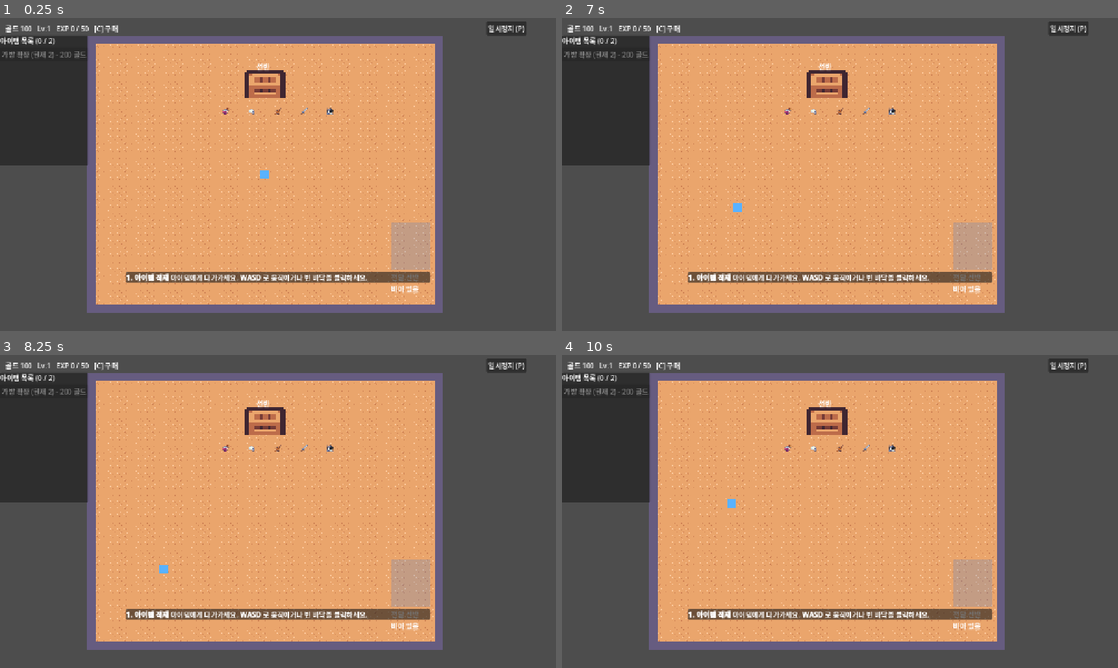
Above: before the commit, frames 1-4 (two rows, left to right).
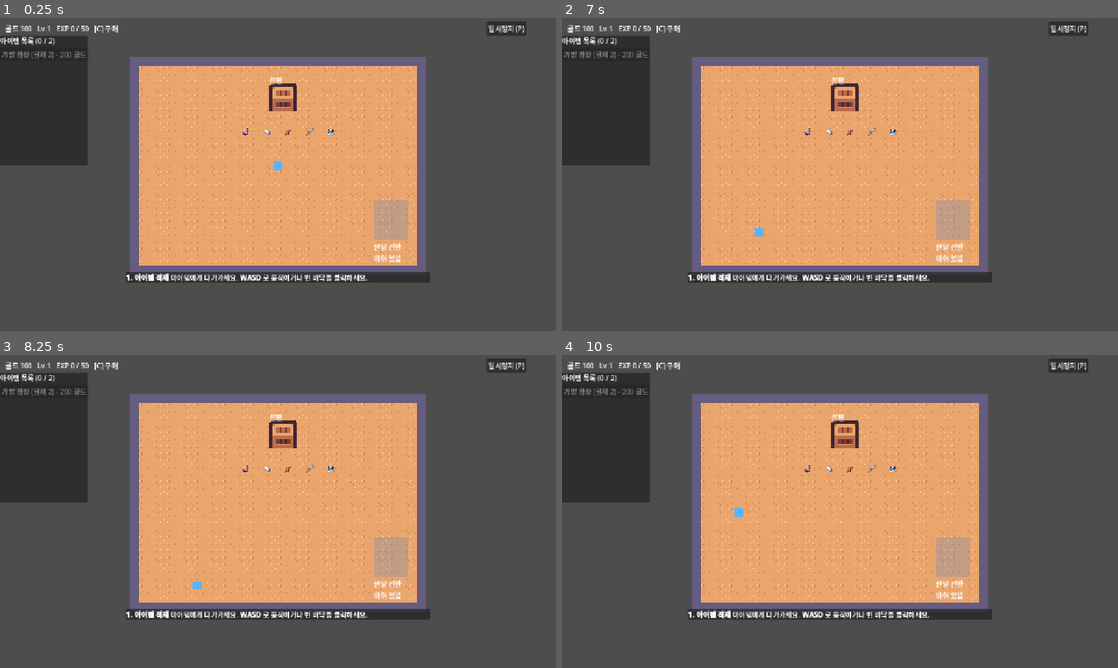
Above: after the commit, the same moments.

Repository: JaeyoungMyo/TheBetweenkeeper
Game: Godot game, scene res://scenes/storage/tutorial_storage.tscn
Same seed, same stepped clock (60 frames per second), same inputs: the game is played once before the commit and once after it. This scene is started directly instead of the project's main scene.
Inputs (mouse positions are in pixels of both pictures, inside the frame that each line leads up to):
- Up to frame 1 (0.25 s): no input
- Up to frame 2 (7 s): click "일시정지 (P)" at 0.5 s; click "계속하기 (P)" at 1.25 s; click "계속하기 (P)" at 2 s; tap Enter at 2.75, 4.25, 6.5 s; drag from (840, 174) to (895, 105) at 2.77 s; tap Space at 3.5, 5.75 s; drag from (728, 190) to (812, 237) at 3.52 s; move the mouse to (895, 105) at 4.27 s; hold D (move_right) 4.28-5 s; tap 1 (slot_1) at 4.35 s; drag from (812, 237) to (673, 127) at 5.02 s; move the mouse to (1006, 221) at 5.77 s; hold A (move_left) 5.78-6.5 s; tap 3 (slot_3) at 5.85 s; drag from (673, 127) to (756, 96) at 6.52 s
- Up to frame 3 (8.25 s): tap Space at 7.25 s; move the mouse to (305, 511) at 7.27 s; hold S (move_down) 7.28-8 s; tap 5 (slot_5) at 7.35 s; click (305, 511) at 7.42 s; drag from (194, 433) to (166, 527) at 8.02 s
- Up to frame 4 (10 s): move the mouse to (962, 495) at 8.77 s; hold W (move_up) 8.78-9.5 s; tap = (slot_add) at 8.85 s; drag from (728, 527) to (812, 574) at 9.52 s

The runs differ from the first frame. In frame 1, 29% of the frame differs, in the area x 15-80%, y 5-95%; in frame 2, 29%; in frame 3, 29%; in frame 4, 29%.

Commit message:
선반 40x40, 방 640x460으로 축소 (배치 재조정, 110/110)
Co-Authored-By: Claude Haiku 5.5 <noreply@anthropic.com>
Claude-Session: https://claude.ai/code/session_0121nzt2UG16d76XWYTLiz1b

Diff:
--- a/scripts/storage/storage_facility.gd
+++ b/scripts/storage/storage_facility.gd
@@ -14,7 +14,7 @@
 const EMPTY_TEX := preload("res://art/shelf/shelf_empty.png")
 const FULL_TEX := preload("res://art/shelf/shelf_full.png")
 
-const SIZE := Vector2(96, 40)
+const SIZE := Vector2(40, 40)
 
 
 func _ready() -> void:
--- a/scripts/storage/storage_room.gd
+++ b/scripts/storage/storage_room.gd
@@ -3,10 +3,10 @@
 extends Node2D
 
 const ITEM_IDS := ["potion_hp", "scroll", "sword", "dagger", "axe", "helmet", "shield", "boots", "armor", "ore_box"]
-const ROOM := Rect2(220, 60, 780, 600)
+const ROOM := Rect2(320, 110, 640, 460)
 const START_SHELVES := 3
 ## 선반 최대 6개 (economy.json 의 선반 가격 5단계 + 기본 1개)
-const SHELF_POSITIONS := [Vector2(610, 140), Vector2(360, 140), Vector2(860, 140), Vector2(360, 340), Vector2(610, 340), Vector2(860, 340)]
+const SHELF_POSITIONS := [Vector2(640, 171), Vector2(435, 171), Vector2(845, 171), Vector2(435, 324), Vector2(640, 324), Vector2(845, 324)]
 
 var player: PlayerController
 ## 마지막으로 다가간 선반
--- a/scripts/storage/tutorial_storage.gd
+++ b/scripts/storage/tutorial_storage.gd
@@ -2,7 +2,7 @@
 extends StorageRoom
 
 const TUTORIAL_IDS := ["potion_hp", "scroll", "sword", "dagger", "helmet"]
-const ITEM_SPOT_Y := 215.0
+const ITEM_SPOT_Y := 262.0
 const MENU_SCENE := "res://scenes/main_menu.tscn"
 
 ## 실행 중에는 true. 테스트에서는 false 로 두어 씬 전환을 막는다
@@ -47,7 +47,7 @@
 func _create_tutorial_items() -> void:
 	tutorial_items.clear()
 	for i in TUTORIAL_IDS.size():
-		var pos := Vector2(520 + i * 60, ITEM_SPOT_Y)
+		var pos := Vector2(566 + i * 49, ITEM_SPOT_Y)
 		tutorial_items.append(add_item(load("res://data/items/%s.tres" % TUTORIAL_IDS[i]), pos))
 
 
@@ -182,7 +182,7 @@
 
 
 func _spawn_floor_item() -> void:
-	_floor_item = add_item(load("res://data/items/axe.tres"), Vector2(420, 470))
+	_floor_item = add_item(load("res://data/items/axe.tres"), Vector2(500, 430))
 
 
 var _floor_carried := false
--- a/scripts/ui_dungeon/dungeon_ui.gd
+++ b/scripts/ui_dungeon/dungeon_ui.gd
@@ -3,9 +3,9 @@
 extends CanvasLayer
 
 ## 전달 선반: 창고 방 오른쪽 아래 고정 위치 (U3-CG-1 = A). 플레이어가 가까이 가서 아이템을 넣는다
-const DELIVERY_SHELF := Rect2(900, 470, 90, 110)
+const DELIVERY_SHELF := Rect2(860, 420, 80, 90)
 ## 입고 아이템이 떨어지는 영역 (선반과 전달 선반을 피한 바닥)
-const INTAKE_AREA := Rect2(260, 480, 560, 150)
+const INTAKE_AREA := Rect2(340, 390, 440, 120)
 ## 전투 길이와 전투 사이 간격 (초기값, 연출 조정 대상)
 const BATTLE_SEC := 16.0
 const BATTLE_GAP_SEC := 4.0
--- a/tests/integration/test_behavior_more.gd
+++ b/tests/integration/test_behavior_more.gd
@@ -38,7 +38,7 @@
 	# 같은 자리에 아이템 2개: 둘 다 존재, 호버 목록에 둘 다 표시, 줍기는 한 번에 하나
 	var room = _room()
 	await _frames(3)
-	var spot := Vector2(300, 560)
+	var spot := Vector2(400, 480)
 	var a = room.add_item(load("res://data/items/sword.tres"), spot)
 	var b = room.add_item(load("res://data/items/armor.tres"), spot)
 	await _frames(2)
Not shown, changed: aidlc-docs/audit.md
